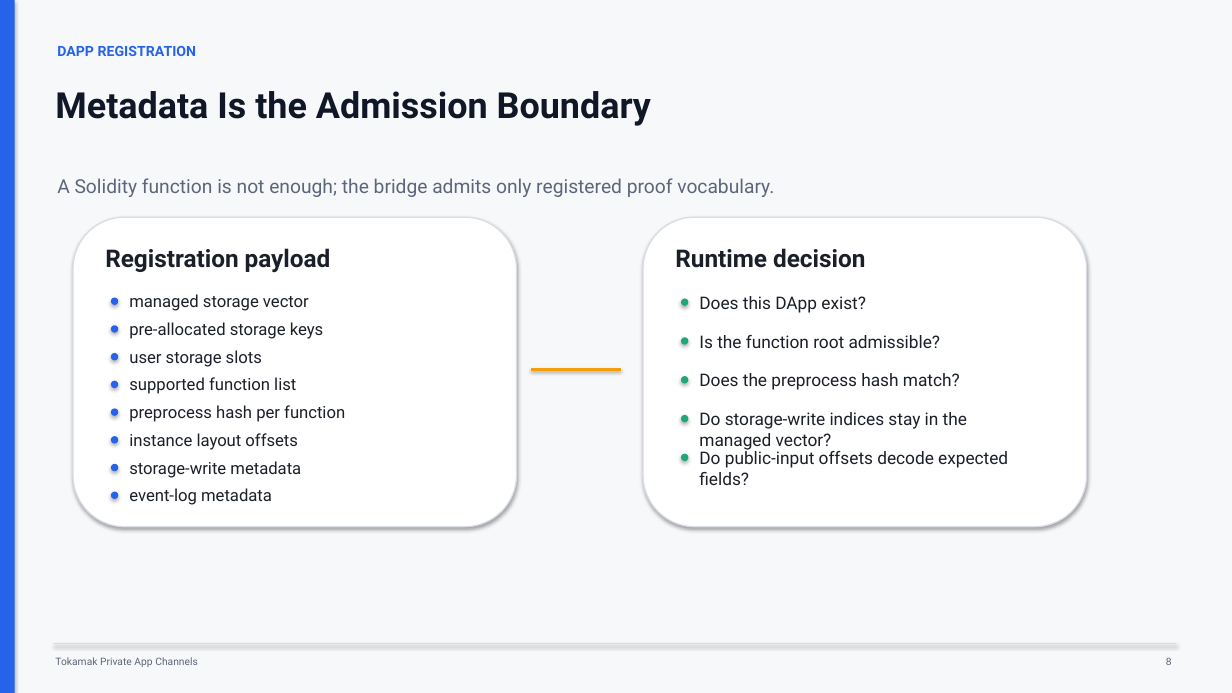
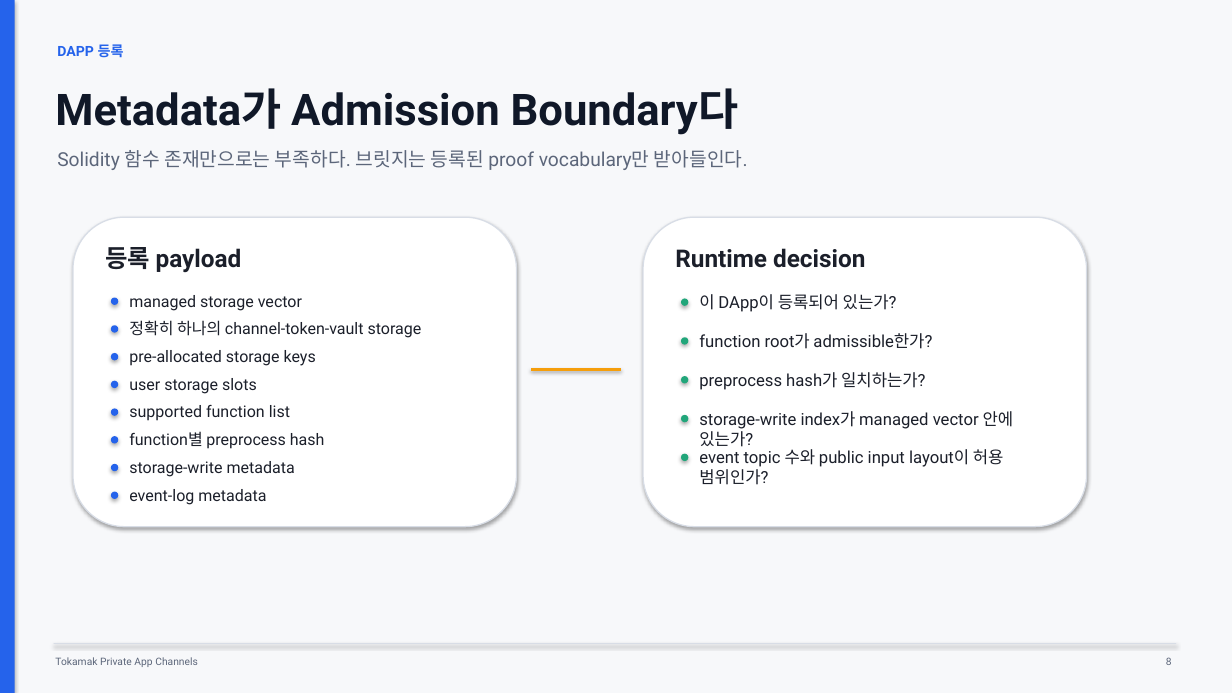
Before and after one commit to tokamak-network/Tokamak-zk-EVM-contracts, a slide deck: slide 8 of bridge/docs/dev/spec.pptx. Drawn at 1232x693 pixels with LibreOffice and Linux fonts; fonts in the diff are those of the drawing. Boxes give left, top, right and bottom in pixels: in the first picture for what was removed or moved away, otherwise in the second. Text is boxed around its words. In the diff, an @@ line names an element or a change of style, - is before the commit and + after.

Commit message:
Localize bridge deck and refresh implementation content

```diff
--- a/bridge/docs/dev/spec.pptx
+++ b/bridge/docs/dev/spec.pptx
@@ text at (57,44,124,57): text changed @@
-DAPP REGISTRATION
+DAPP 등록
@@ text at (55,88,739,135): text changed; size 28 to 34 pt @@
-Metadata Is the Admission Boundary
+Metadata가 Admission Boundary다
@@ text at (57,150,748,170): text changed @@
-A Solidity function is not enough; the bridge admits only registered proof vocabulary.
+Solidity 함수 존재만으로는 부족하다. 브릿지는 등록된 proof vocabulary만 받아들인다.
@@ text at (105,247,242,272): text changed @@
-Registration payload
+등록 payload
@@ text at (699,294,897,312): text changed; size 13.5 to 13 pt @@
-Does this DApp exist?
+이 DApp이 등록되어 있는가?
@@ text added at (129,320,422,338), 12.5 pt, text #1B1F2A @@
+정확히 하나의 channel-token-vault storage
@@ text "pre-allocated storage keys": place and size @@
-text "pre-allocated storage keys" at (129,322,323,339)
+text "pre-allocated storage keys" at (129,350,316,366)
@@ text at (699,333,932,349): text changed; size 13.5 to 13 pt @@
-Is the function root admissible?
+function root가 admissible한가?
@@ size 13 to 12.5 pt in 6 elements at (129,295,302,311), (129,461,295,477), (129,489,266,505), (129,405,290,421), (129,350,316,366), (129,378,257,394) @@
@@ text "user storage slots": place and size @@
-text "user storage slots" at (129,350,262,367)
+text "user storage slots" at (129,378,257,394)
@@ text at (699,372,925,390): text changed; size 13.5 to 13 pt @@
-Does the preprocess hash match?
+preprocess hash가 일치하는가?
@@ text "supported function list": place and size @@
-text "supported function list" at (129,377,296,394)
+text "supported function list" at (129,405,290,421)
@@ text removed at (129,405,345,422) @@
-preprocess hash per function
@@ text at (699,411,1014,447): text changed; size 13.5 to 13 pt @@
-Do storage-write indices stay in the managed vector?
+storage-write index가 managed vector 안에 있는가?
@@ text at (129,431,325,449): text changed; size 13 to 12.5 pt @@
-instance layout offsets
+function별 preprocess hash
@@ text at (699,449,1004,485): text changed; size 13.5 to 13 pt @@
-Do public-input offsets decode expected fields?
+event topic 수와 public input layout이 허용 범위인가?
```
Also in this commit, not shown: 16 other slides changed, 2 slides added, 2 slides removed.
